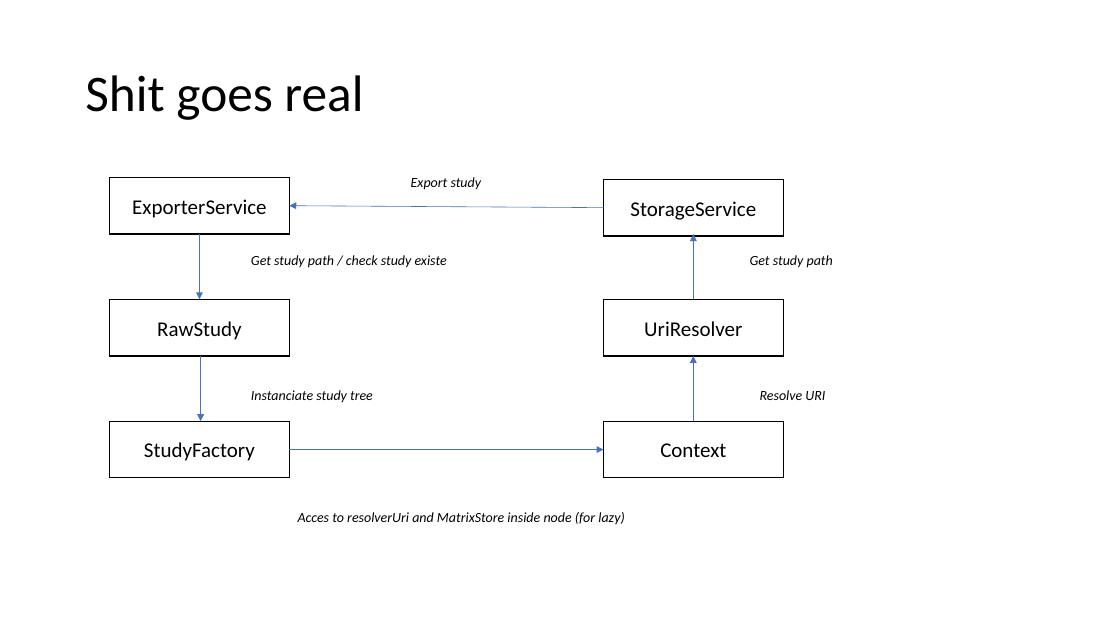
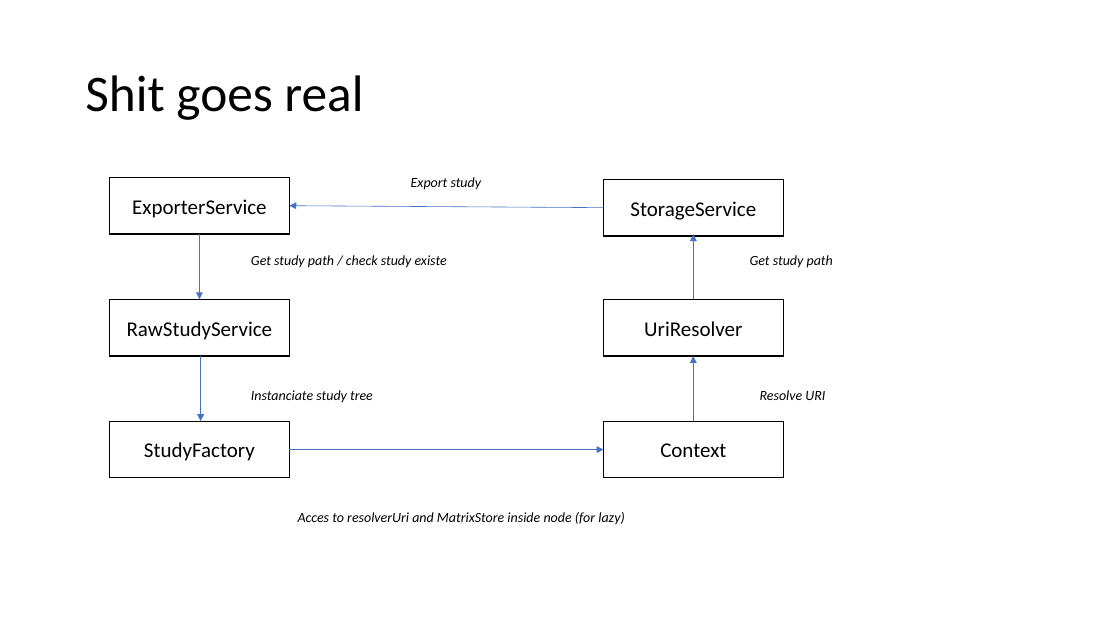
Before and after one commit to AntaresSimulatorTeam/AntaREST, a slide deck: slide 4 of docs/draft/LazyNode.pptx. Drawn at 1120x630 pixels with LibreOffice and Linux fonts; fonts in the diff are those of the drawing. Boxes give left, top, right and bottom in pixels: in the first picture for what was removed or moved away, otherwise in the second. Text is boxed around its words. In the diff, an @@ line names an element or a change of style, - is before the commit and + after.

```diff
--- a/docs/draft/LazyNode.pptx
+++ b/docs/draft/LazyNode.pptx
@@ text in rectangle at [127,321,273,340]: text changed @@
-RawStudy
+RawStudyService
```
Also in this commit, not shown: 6 other files.
